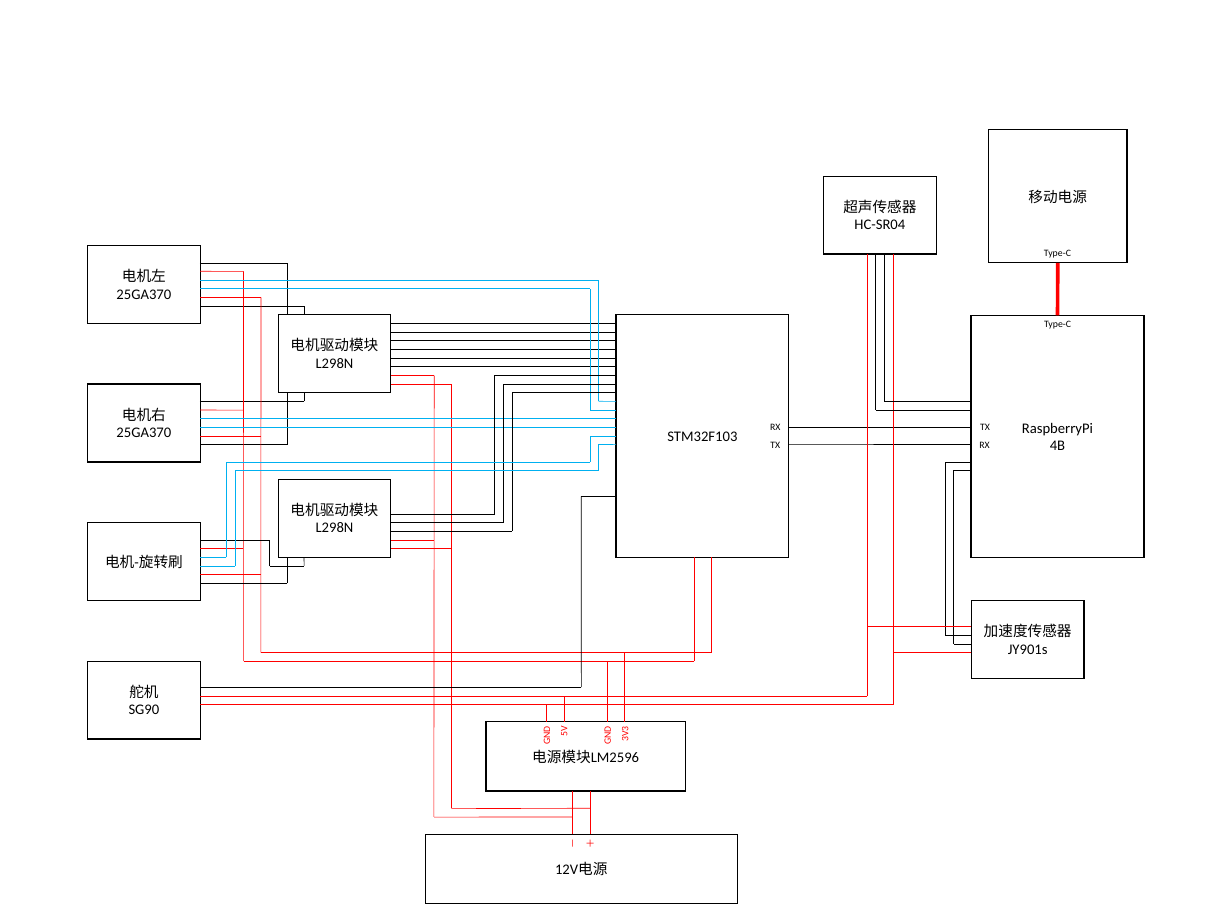
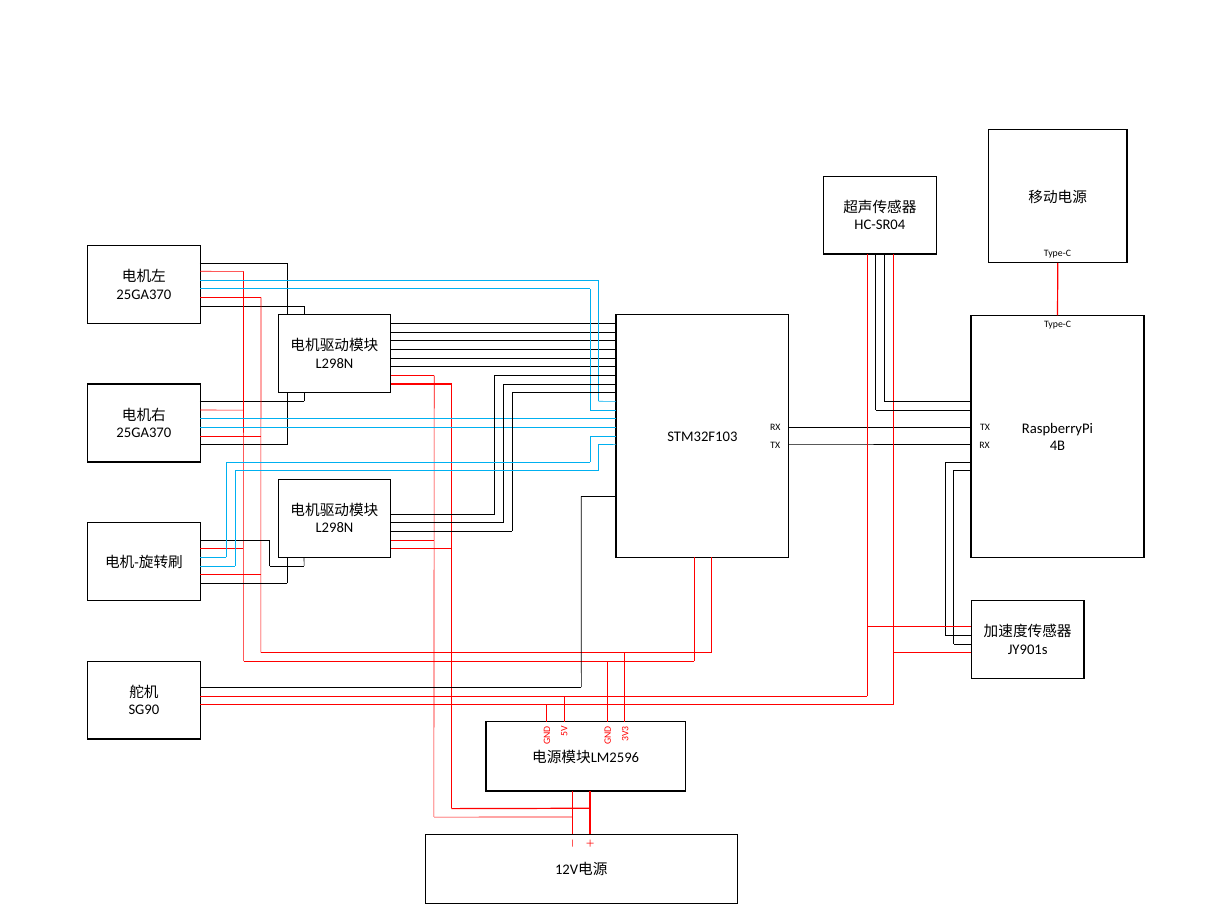
Before and after one commit to AC-Mnky/trium, a slide deck: slide 1 of doc/ElectricalSchematic.pptx. Drawn at 1232x924 pixels with LibreOffice and Linux fonts; fonts in the diff are those of the drawing. Boxes give left, top, right and bottom in pixels: in the first picture for what was removed or moved away, otherwise in the second. Text is boxed around its words. In the diff, an @@ line names an element or a change of style, - is before the commit and + after.

Commit message:
Update schematic norm

```diff
--- a/doc/ElectricalSchematic.pptx
+++ b/doc/ElectricalSchematic.pptx
@@ line (1058, 315) - (1058, 263): stroke #FF0000 3 pt to #FF0000 1 pt @@
@@ line (590, 808) - (451, 809): stroke #FF0000 0.5 pt to #FF0000 1 pt @@
```
